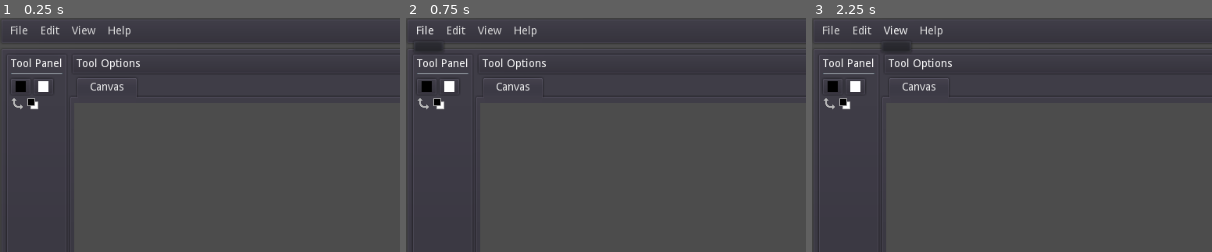
Above: before the commit, frames 1-3 (left to right).
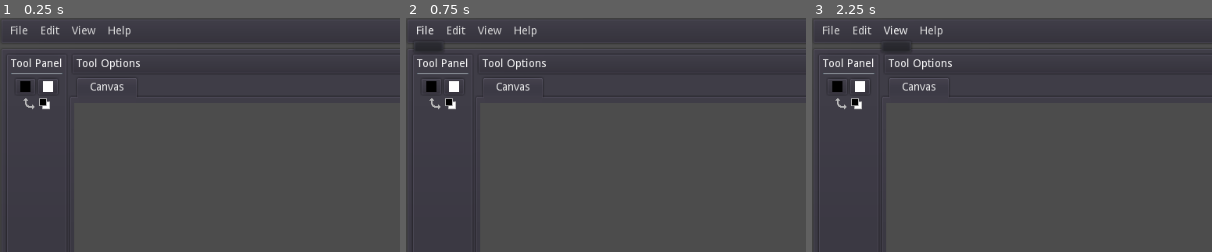
Above: after the commit, the same moments.

Repository: CatlockGames/Lattice
Game: Godot game, scene res://scenes/Lattice.tscn
Same seed, same stepped clock (60 frames per second), same inputs: the game is played once before the commit and once after it.
Inputs:
- Up to frame 1 (0.25 s): no input
- Up to frame 2 (0.75 s): click "File" at 0.5 s
- Up to frame 3 (2.25 s): click "Edit" at 1.25 s; click "View" at 2 s
The pictures show only the part of the screen within x 0-50%, y 0-50%; the shares and areas given below are measured in that part.

The runs differ from the first frame. In frame 1, 0.5% of the frame differs, in the area x 3-14%, y 26-39%; in frame 2, 0.5%; in frame 3, 0.5%.

Commit message:
adjust button placement

Diff:
--- a/scenes/Lattice.tscn
+++ b/scenes/Lattice.tscn
@@ -92,18 +92,21 @@
 margin_bottom = 22.0
 
 [node name="FGBG" type="HBoxContainer" parent="UI/MainPanel/Main/ToolPanel/Tools"]
+editor/display_folded = true
 margin_top = 26.0
 margin_right = 66.0
 margin_bottom = 46.0
+alignment = 1
 
 [node name="Foreground" type="ColorPickerButton" parent="UI/MainPanel/Main/ToolPanel/Tools/FGBG"]
-margin_right = 25.0
+margin_left = 6.0
+margin_right = 31.0
 margin_bottom = 20.0
 rect_min_size = Vector2( 25, 20 )
 
 [node name="Background" type="ColorPickerButton" parent="UI/MainPanel/Main/ToolPanel/Tools/FGBG"]
-margin_left = 29.0
-margin_right = 54.0
+margin_left = 35.0
+margin_right = 60.0
 margin_bottom = 20.0
 rect_min_size = Vector2( 25, 20 )
 color = Color( 1, 1, 1, 1 )
@@ -113,15 +116,17 @@
 margin_top = 50.0
 margin_right = 66.0
 margin_bottom = 66.0
+alignment = 1
 
 [node name="Swap" type="TextureButton" parent="UI/MainPanel/Main/ToolPanel/Tools/Buttons"]
-margin_right = 16.0
+margin_left = 15.0
+margin_right = 31.0
 margin_bottom = 16.0
 texture_normal = ExtResource( 2 )
 
 [node name="BW" type="TextureButton" parent="UI/MainPanel/Main/ToolPanel/Tools/Buttons"]
-margin_left = 20.0
-margin_right = 36.0
+margin_left = 35.0
+margin_right = 51.0
 margin_bottom = 16.0
 texture_normal = ExtResource( 3 )
 
